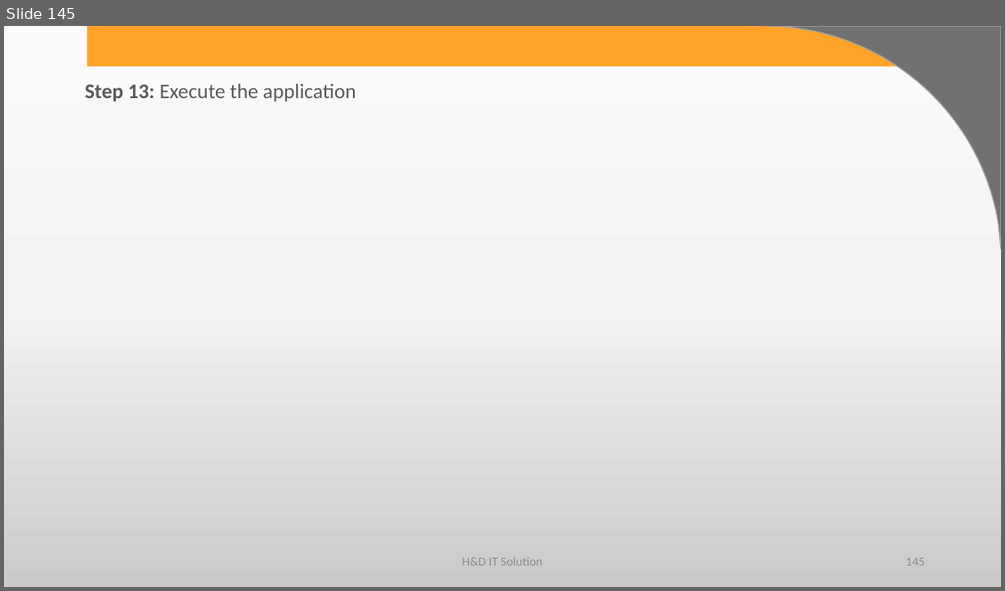
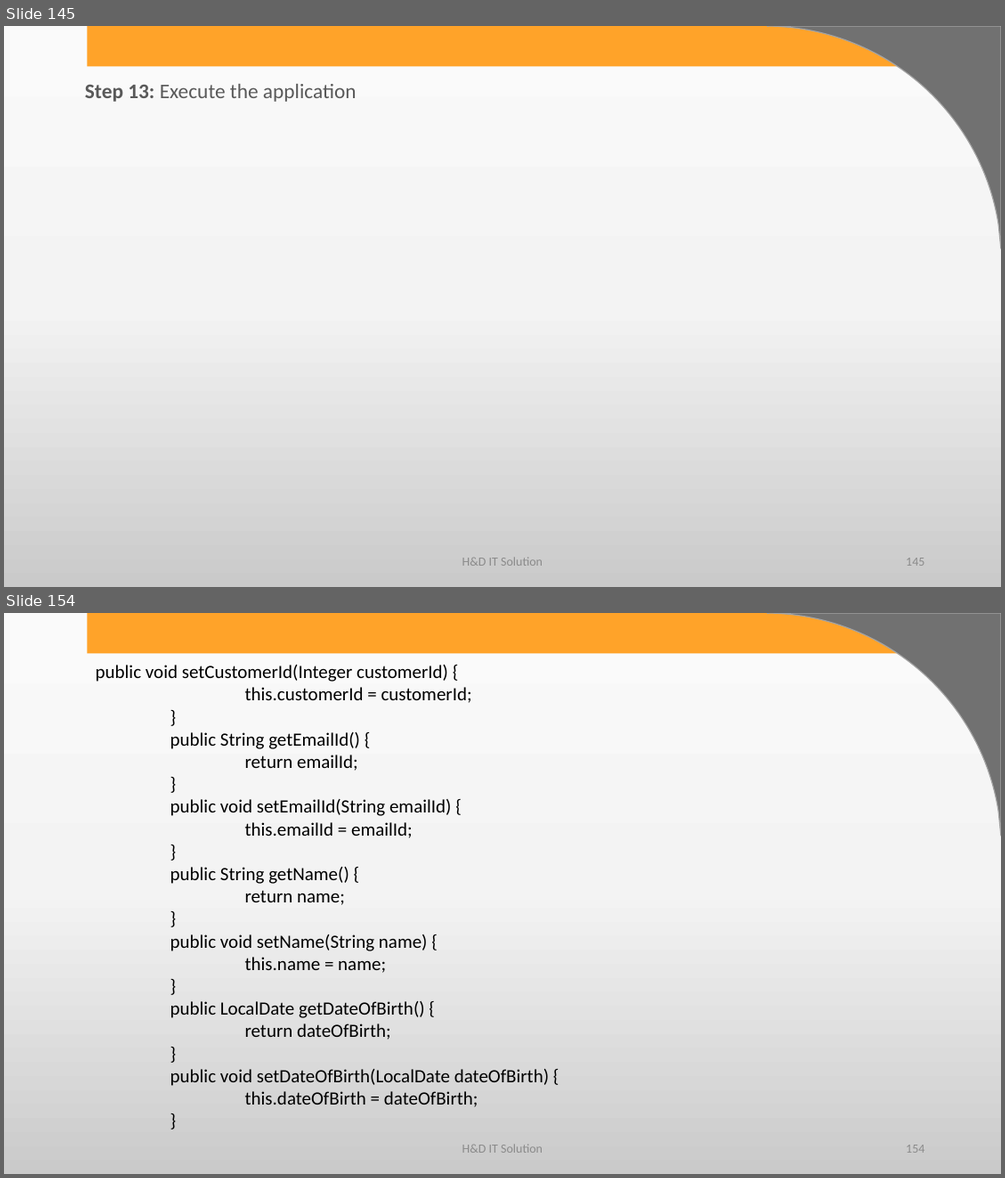
Before and after one commit to harshadasawant/spring_boot1, a slide deck: infinite/src/main/ppt/Persistence Layer using Spring Boot.pptx. Shown one above the other, each under a label of ours: slide 145 before the commit, slides 145 and 154 after it; the slides between them are not shown. The pictures are 1005x591 and 1005x1178 pixels, drawn with LibreOffice and Linux fonts; fonts in the diff are those of the drawing; background and template pictures are left out. Boxes give left, top, right and bottom in pixels: in the first picture for what was removed or moved away, otherwise in the second. Text is boxed around its words. In the diff, an @@ line names an element or a change of style, - is before the commit and + after.

```diff
--- a/infinite/src/main/ppt/Persistence Layer using Spring Boot.pptx
+++ b/infinite/src/main/ppt/Persistence Layer using Spring Boot.pptx
@@ slide 154 added at <box>4,613,1001,1174</box>, background gradient #FBFBFB to #F4F4F4 to #CBCBCB; not listed: 2 template elements that a slide beside it also shows @@
@@ text added at <box>96,665,549,1107</box>, 18 pt, text #000000 @@
+public void setCustomerId(Integer customerId) {
+this.customerId = customerId;
+}
+public String getEmailId() {
+return emailId;
+}
+public void setEmailId(String emailId) {
+this.emailId = emailId;
+}
+public String getName() {
+return name;
+}
+public void setName(String name) {
+this.name = name;
+}
+public LocalDate getDateOfBirth() {
+return dateOfBirth;
+}
+public void setDateOfBirth(LocalDate dateOfBirth) {
+this.dateOfBirth = dateOfBirth;
+}
@@ text added at <box>462,1143,542,1152</box>, 12 pt, text #8C8C8C @@
+H&D IT Solution
@@ page number added at <box>906,1144,924,1152</box>, 12 pt, text #8C8C8C @@
+154
```
Also in this commit, not shown: 35 other slides added, 5 other files.
